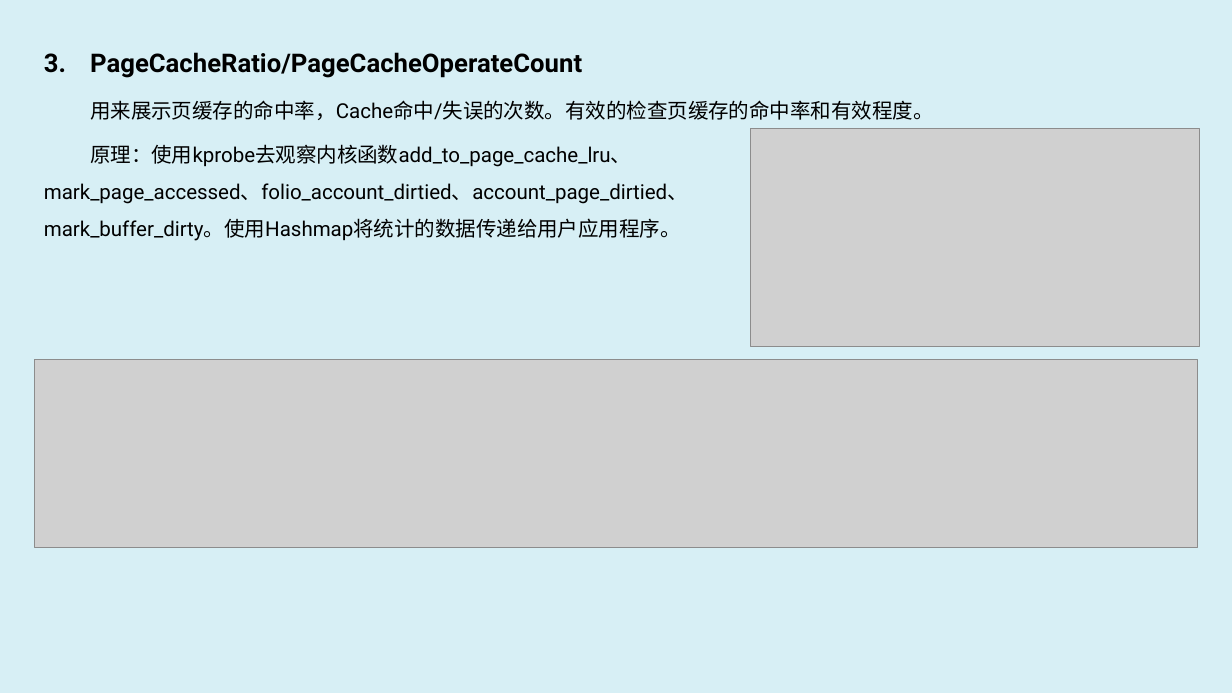
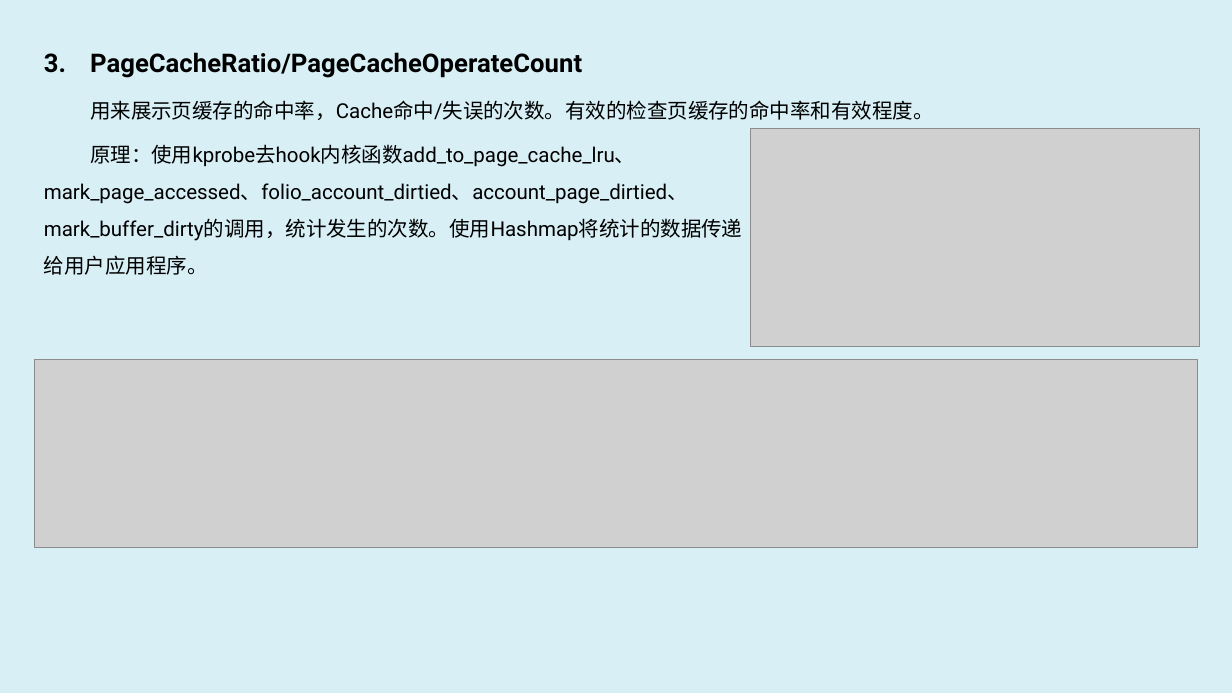
Before and after one commit to luxingwen/x-monitor, a slide deck: slide 5 of doc/x-monitor.eBPF Observe & Profiling.pptx. Drawn at 1232x693 pixels with LibreOffice and Linux fonts; fonts in the diff are those of the drawing; grey boxes stand for pictures. Boxes give left, top, right and bottom in pixels: in the first picture for what was removed or moved away, otherwise in the second. Text is boxed around its words. In the diff, an @@ line names an element or a change of style, - is before the commit and + after.

```diff
--- a/doc/x-monitor.eBPF Observe & Profiling.pptx
+++ b/doc/x-monitor.eBPF Observe & Profiling.pptx
@@ text at box(44, 144, 743, 275): text changed @@
-原理：使用kprobe去观察内核函数add_to_page_cache_lru、
-mark_page_accessed、folio_account_dirtied、account_page_dirtied、
-mark_buffer_dirty。使用Hashmap将统计的数据传递给用户应用程序。
+原理：使用kprobe去hook内核函数add_to_page_cache_lru、
+mark_page_accessed、folio_account_dirtied、account_page_dirtied、
+mark_buffer_dirty的调用，统计发生的次数。使用Hashmap将统计的数据传递
+给用户应用程序。
```
Also in this commit, not shown: 2 other slides changed, 1 slide added, 1 slide removed, 19 other files.
